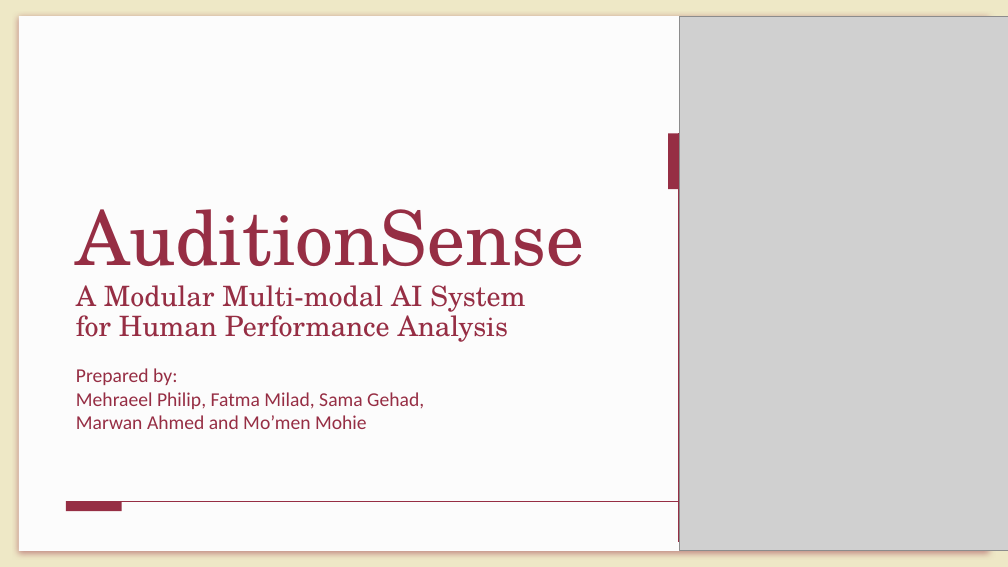
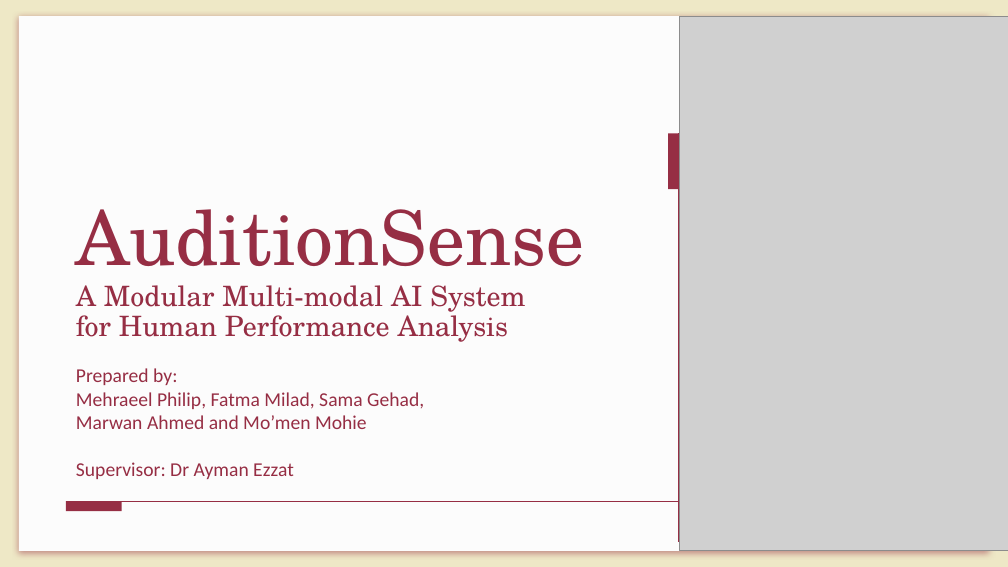
Before and after one commit to MiraPhilip12/Graduation_Project_ESLSCA, a slide deck: slide 1 of Final Milestone/Graduation_Project_Final_Presentation.pptx. Drawn at 1008x567 pixels with LibreOffice and Linux fonts; fonts in the diff are those of the drawing; grey boxes stand for pictures. Boxes give left, top, right and bottom in pixels: in the first picture for what was removed or moved away, otherwise in the second. Text is boxed around its words. In the diff, an @@ line names an element or a change of style, - is before the commit and + after.

Commit message:
Editing presentation

```diff
--- a/Final Milestone/Graduation_Project_Final_Presentation.pptx
+++ b/Final Milestone/Graduation_Project_Final_Presentation.pptx
@@ subtitle at [76, 462, 294, 479]: paragraph added @@
+Supervisor: Dr Ayman Ezzat
```
Also in this commit, not shown: 1 other slide changed, 7 slides added, 4 slides removed, 3 other files.
